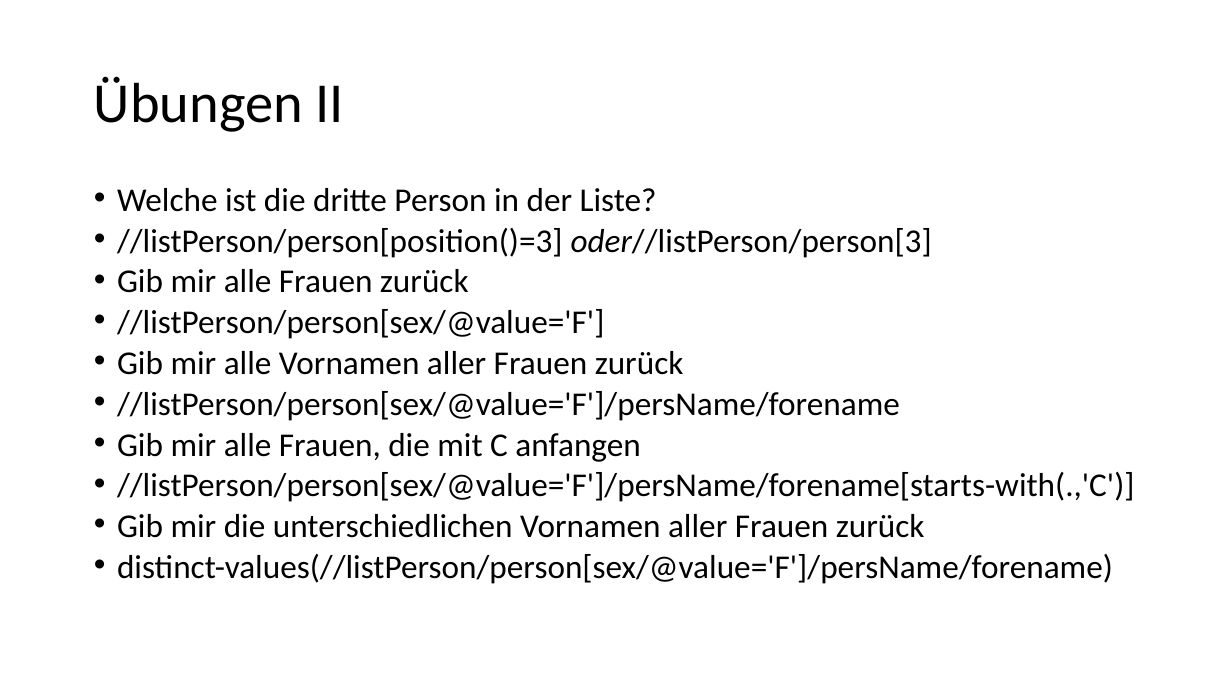
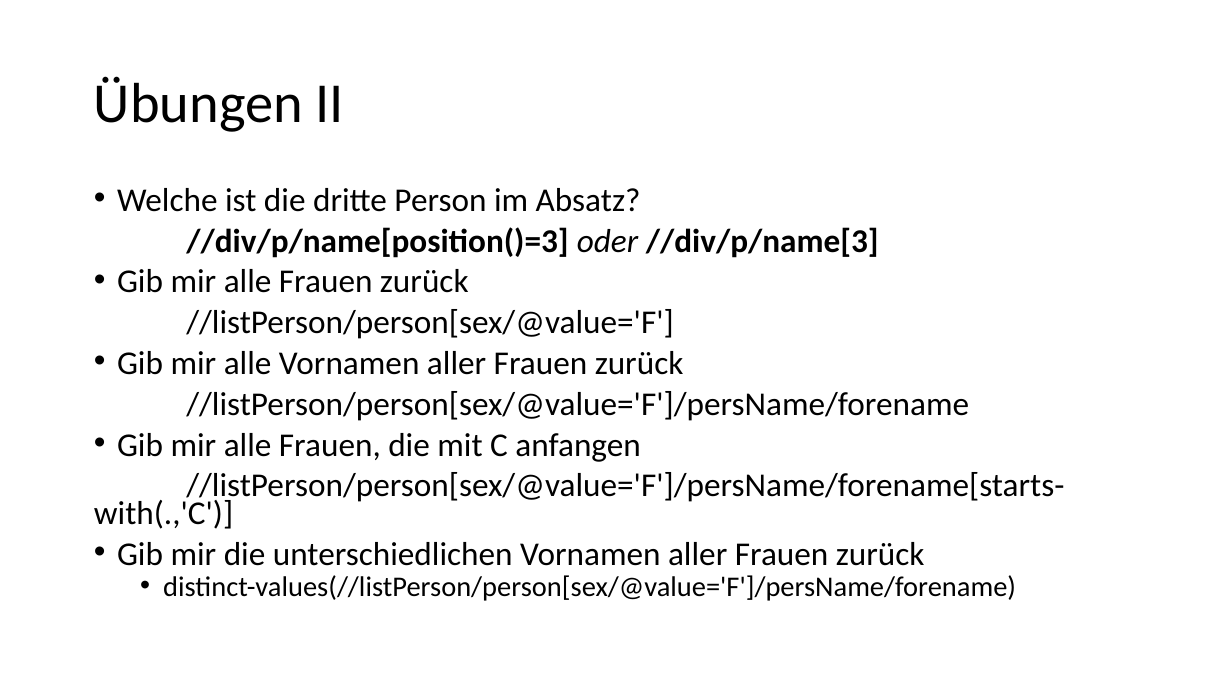
Before and after one commit to Lena-Luise/Lehre, a slide deck: slide 18 of SchulungenKGParl/Folien/XPath.pptx. Drawn at 1232x693 pixels with LibreOffice and Linux fonts; fonts in the diff are those of the drawing. Boxes give left, top, right and bottom in pixels: in the first picture for what was removed or moved away, otherwise in the second. Text is boxed around its words. In the diff, an @@ line names an element or a change of style, - is before the commit and + after.

```diff
--- a/SchulungenKGParl/Folien/XPath.pptx
+++ b/SchulungenKGParl/Folien/XPath.pptx
@@ text at box(117, 188, 879, 258): text changed; bold on @@
-• Welche ist die dritte Person in der Liste?
-• //listPerson/person[position()=3] oder//listPerson/person[3]
+• Welche ist die dritte Person im Absatz?
+//div/p/name[position()=3] oder //div/p/name[3]
@@ text at box(94, 309, 1064, 601): size 25.9 to 22.2 pt in "distinct-values(//listPerson/person[sex/@value='F']/persName ..."; bullet • to none; list level 1 to 2 in "distinct-values(//listPerson/person[sex/@value='F']/persName ..." @@
```
Also in this commit, not shown: 2 other slides changed, 1 other file.
